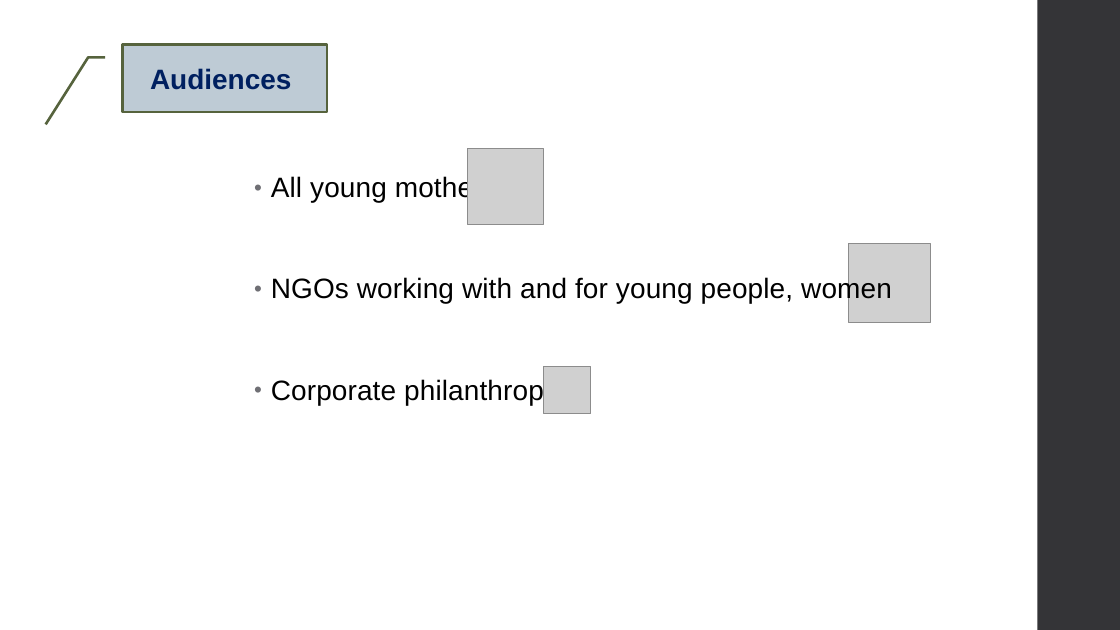
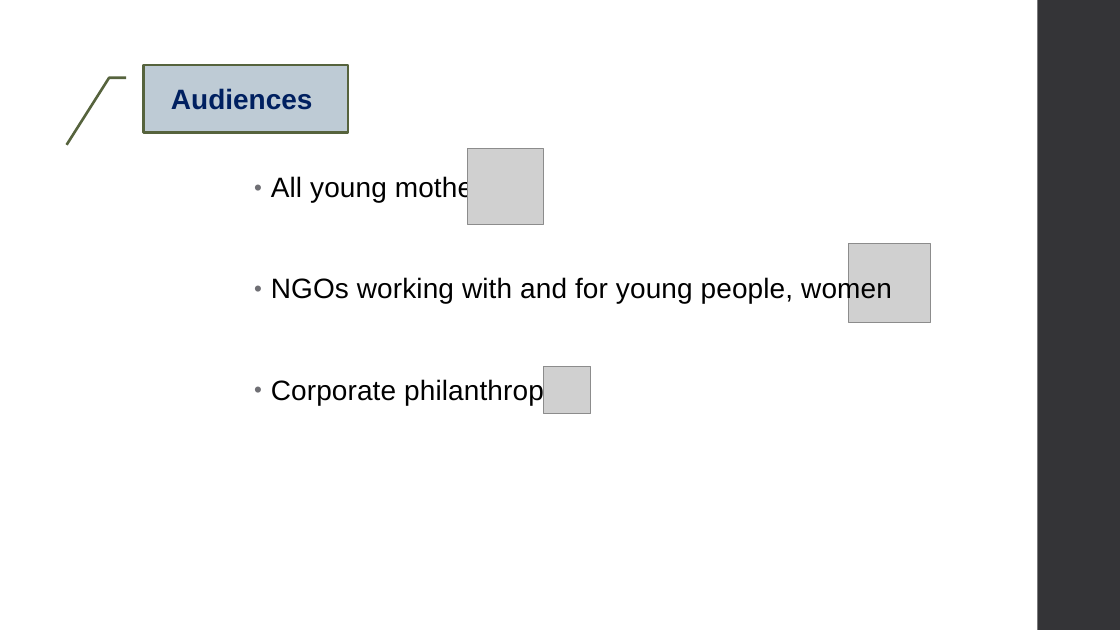
Before and after one commit to Maickery/Child_of_change, a slide deck: slide 5 of Result/Presentation.pptx. Drawn at 1120x630 pixels with LibreOffice and Linux fonts; fonts in the diff are those of the drawing; grey boxes stand for pictures. Boxes give left, top, right and bottom in pixels: in the first picture for what was removed or moved away, otherwise in the second. Text is boxed around its words. In the diff, an @@ line names an element or a change of style, - is before the commit and + after.

```diff
--- a/Result/Presentation.pptx
+++ b/Result/Presentation.pptx
@@ border callout "Audiences": place and size @@
-border callout "Audiences" at [123, 45, 328, 112]
+border callout "Audiences" at [144, 66, 349, 133]
```
Also in this commit, not shown: 9 other slides changed, 2 slides added, 4 slides removed.
